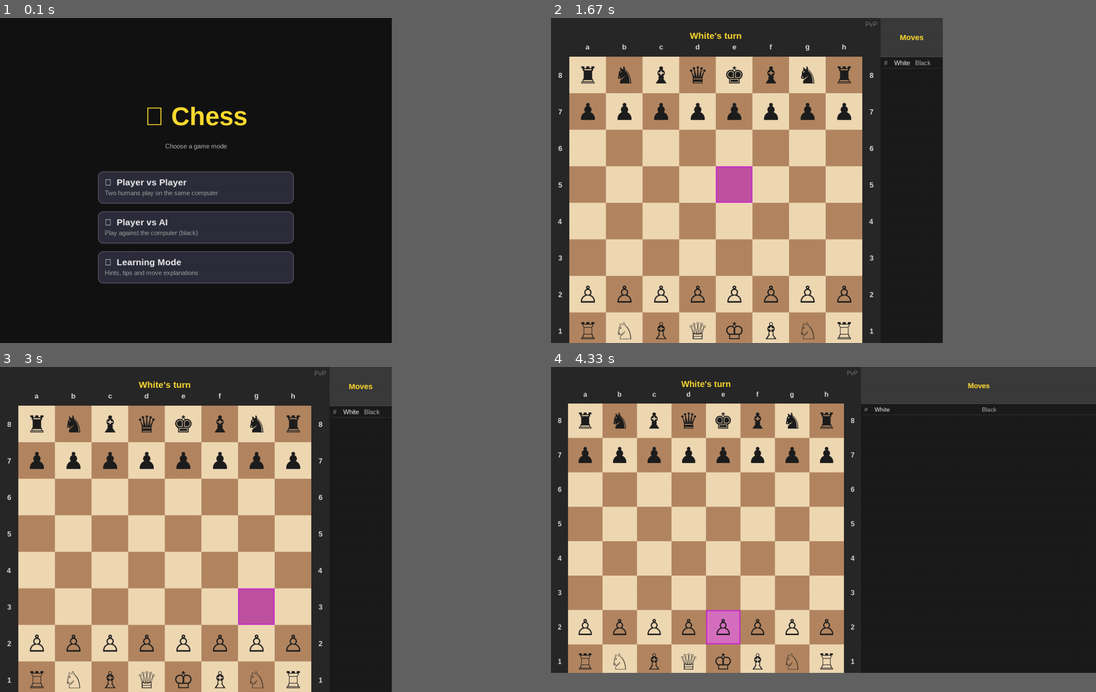
Above: before the commit, frames 1-4 (two rows, left to right).
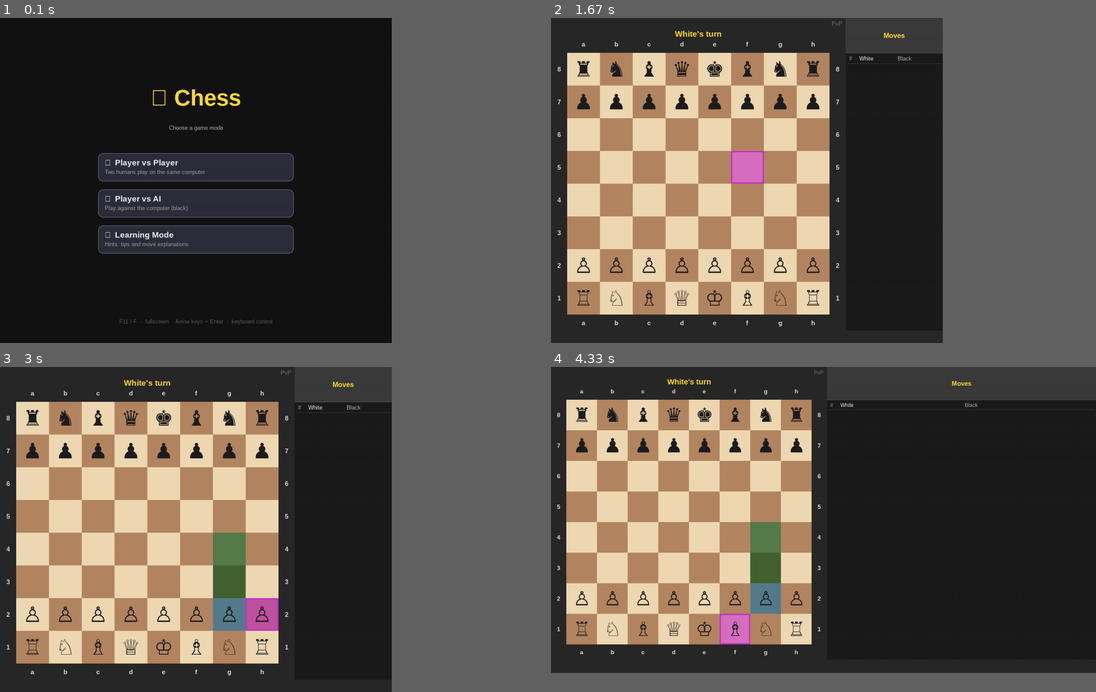
Above: after the commit, the same moments.

Repository: emiliskiskis/pygame-chess
Game: pygame game, started from chess.py
The game is run twice, just before and just after one commit, with the same random seed, the same clock (stepped at 60 frames per second) and the same inputs.
Inputs (mouse positions are in pixels of both pictures, inside the frame that each line leads up to):
- Up to frame 1 (0.1 s): no input
- Up to frame 2 (1.67 s): click "👥 Player vs Player" at 0.38 s; tap Enter at 0.67 s; click (698, 183) at 1.05 s, where only the run after the commit has a clickable "♜"; hold Right from 1.33 s (still down)
- Up to frame 3 (3 s): release Right at 1.8 s; hold Up 1.83-2.13 s; click (234, 601) at 2.22 s; hold Right 2.5-2.97 s
- Up to frame 4 (4.33 s): hold Left 3-3.53 s; tap F at 3.57 s; hold Down 3.9-4.2 s; hold Left from 4.23 s (still down)

The runs differ from the first frame. In frame 1, 11% of the frame differs, in the area x 17-54%, y 21-95%; in frame 2, 33%; in frame 3, 33%, in the area x 1-72%, y 1-100%; in frame 4, 30%.

Commit message:
Fix bottom padding

Diff:
--- a/chess.py
+++ b/chess.py
@@ -59,25 +59,28 @@
         self.win_w = win_w
         self.win_h = win_h
 
-        # Derive tile size from the available height first, then check width
-        border_v = win_h // 10  # total vertical border space
-        border_h = win_w // 22  # left+right border space
         panel_w_min = 140
 
-        tile_from_h = (win_h - border_v) // 8
-        # How much horizontal space is left for the panel after the board?
-        tile_from_w = (win_w - border_h * 2 - panel_w_min) // 8
+        # Fixed border fractions — reserve space top, bottom, and sides before
+        # computing tile size so nothing ever gets clipped.
+        border_h_frac = win_w // 22  # left + right each
+        border_top_est = max(40, win_h // 9)
+        border_bot_est = max(30, win_h // 12)
+
+        tile_from_h = (win_h - border_top_est - border_bot_est) // 8
+        tile_from_w = (win_w - border_h_frac * 2 - panel_w_min) // 8
         tile = max(MIN_TILE, min(tile_from_h, tile_from_w))
 
         self.tile = tile
         self.border_side = max(20, tile // 2)
         self.border_top = max(40, tile + 5)
+        self.border_bottom = max(30, tile // 2)  # explicit bottom padding
 
         self.board_px = tile * 8
         self.board_w = self.board_px + self.border_side * 2
         self.panel_w = max(panel_w_min, win_w - self.board_w)
         self.window_w = self.board_w + self.panel_w
-        self.window_h = self.board_px + self.border_side + self.border_top
+        self.window_h = self.board_px + self.border_top + self.border_bottom
 
         # Font sizes scaled with tile
         scale = tile / DEFAULT_TILE
@@ -563,7 +566,7 @@
         x = L.border_side + col * L.tile + L.tile // 2
         for y in [
             L.border_top // 2 + L.border_top // 4,
-            L.border_top + 8 * L.tile + L.border_side // 2,
+            L.border_top + 8 * L.tile + L.border_bottom // 2,
         ]:
             s = f.render(letter, True, COORD_COLOR)
             screen.blit(s, s.get_rect(center=(x, y)))
@@ -670,7 +673,11 @@
             line = w
     if line:
         lines.append(line)
-    y = L.border_top + 8 * L.tile + 6
+    y = (
+        L.border_top
+        + 8 * L.tile
+        + max(6, (L.border_bottom - f.get_linesize() * len(lines)) // 2)
+    )
     for ln in lines:
         s = f.render(ln, True, (180, 230, 180))
         screen.blit(s, (L.border_side, y))
